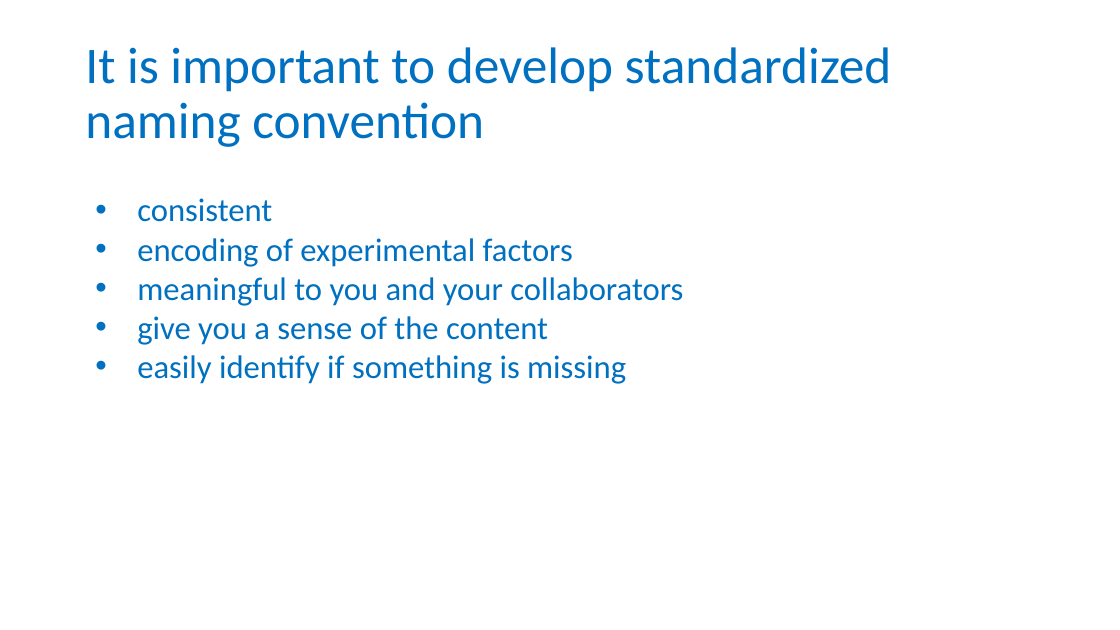
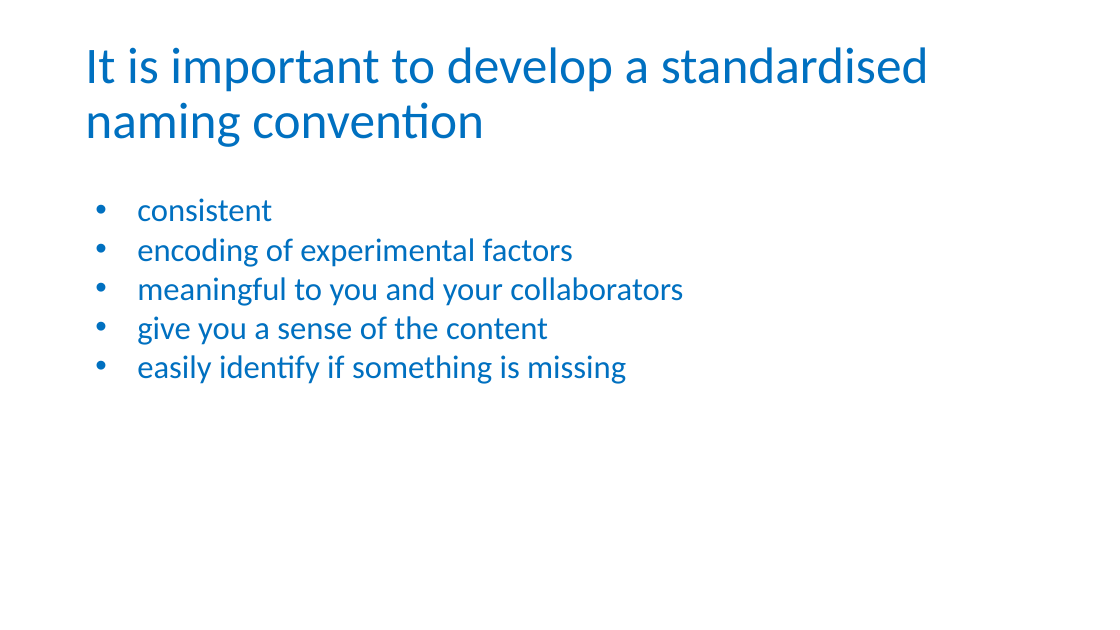
Before and after one commit to tobyhodges/solid-waddle, a slide deck: slide 4 of instructors/09-working-with-files_v2.0.pptx. Drawn at 1120x630 pixels with LibreOffice and Linux fonts; fonts in the diff are those of the drawing; background and template pictures are left out. Boxes give left, top, right and bottom in pixels: in the first picture for what was removed or moved away, otherwise in the second. Text is boxed around its words. In the diff, an @@ line names an element or a change of style, - is before the commit and + after.

Commit message:
updated slides for lab records and file naming

```diff
--- a/instructors/09-working-with-files_v2.0.pptx
+++ b/instructors/09-working-with-files_v2.0.pptx
@@ title at (85, 47, 929, 147): text changed @@
-It is important to develop standardized naming convention
+It is important to develop a standardised naming convention
```
Also in this commit, not shown: 4 slides added, 2 slides removed.
